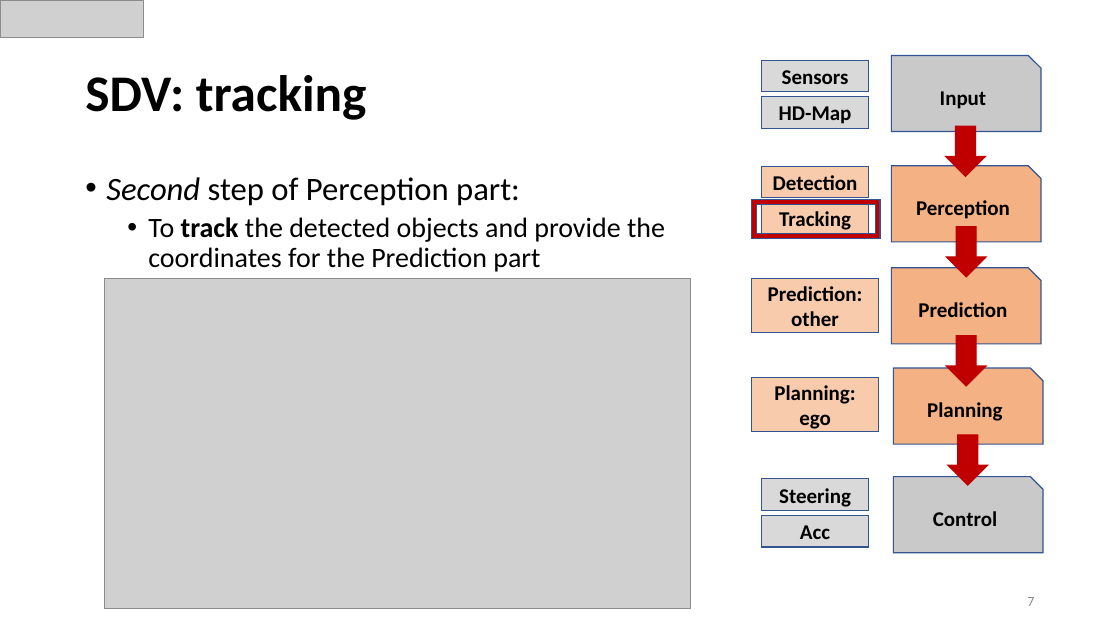
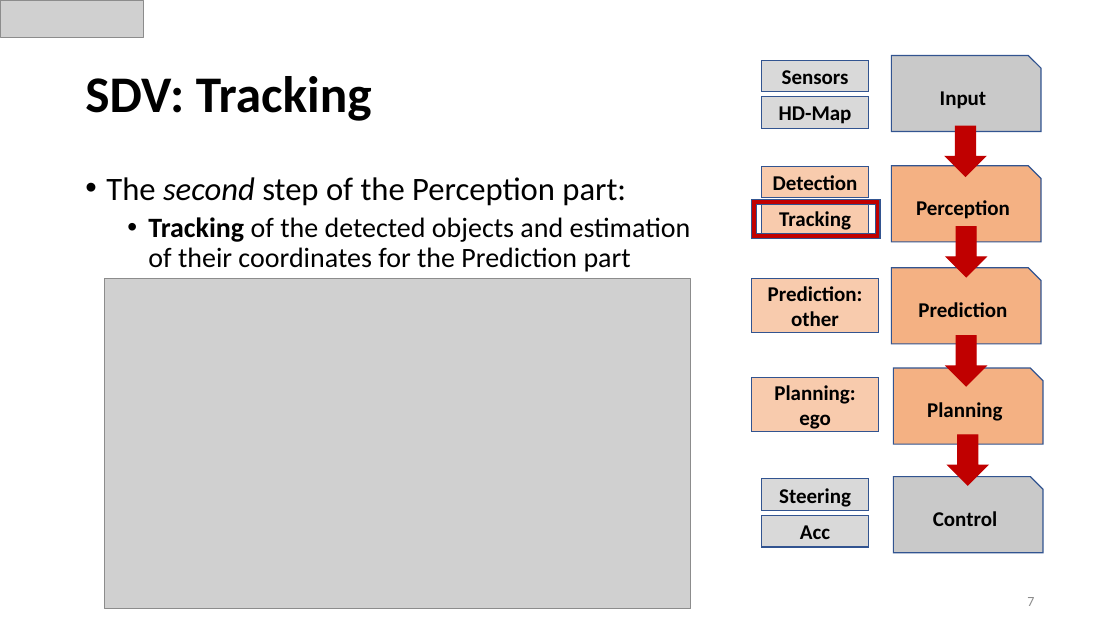
Before and after one commit to papermsucode/sirius2021tp, a slide deck: slide 7 of Presentations/Sirius_TP.pptx. Drawn at 1120x630 pixels with LibreOffice and Linux fonts; fonts in the diff are those of the drawing; grey boxes stand for pictures. Boxes give left, top, right and bottom in pixels: in the first picture for what was removed or moved away, otherwise in the second. Text is boxed around its words. In the diff, an @@ line names an element or a change of style, - is before the commit and + after.

```diff
--- a/Presentations/Sirius_TP.pptx
+++ b/Presentations/Sirius_TP.pptx
@@ title at [85, 76, 372, 121]: text changed @@
-SDV: tracking
+SDV: Tracking
@@ text at [106, 177, 691, 272]: text changed @@
-• Second step of Perception part:
-  • To track the detected objects and provide the coordinates for the Prediction part
+• The second step of the Perception part:
+  • Tracking of the detected objects and estimation of their coordinates for the Prediction part
```
Also in this commit, not shown: 10 other slides changed, 6 slides added, 1 slide removed.
